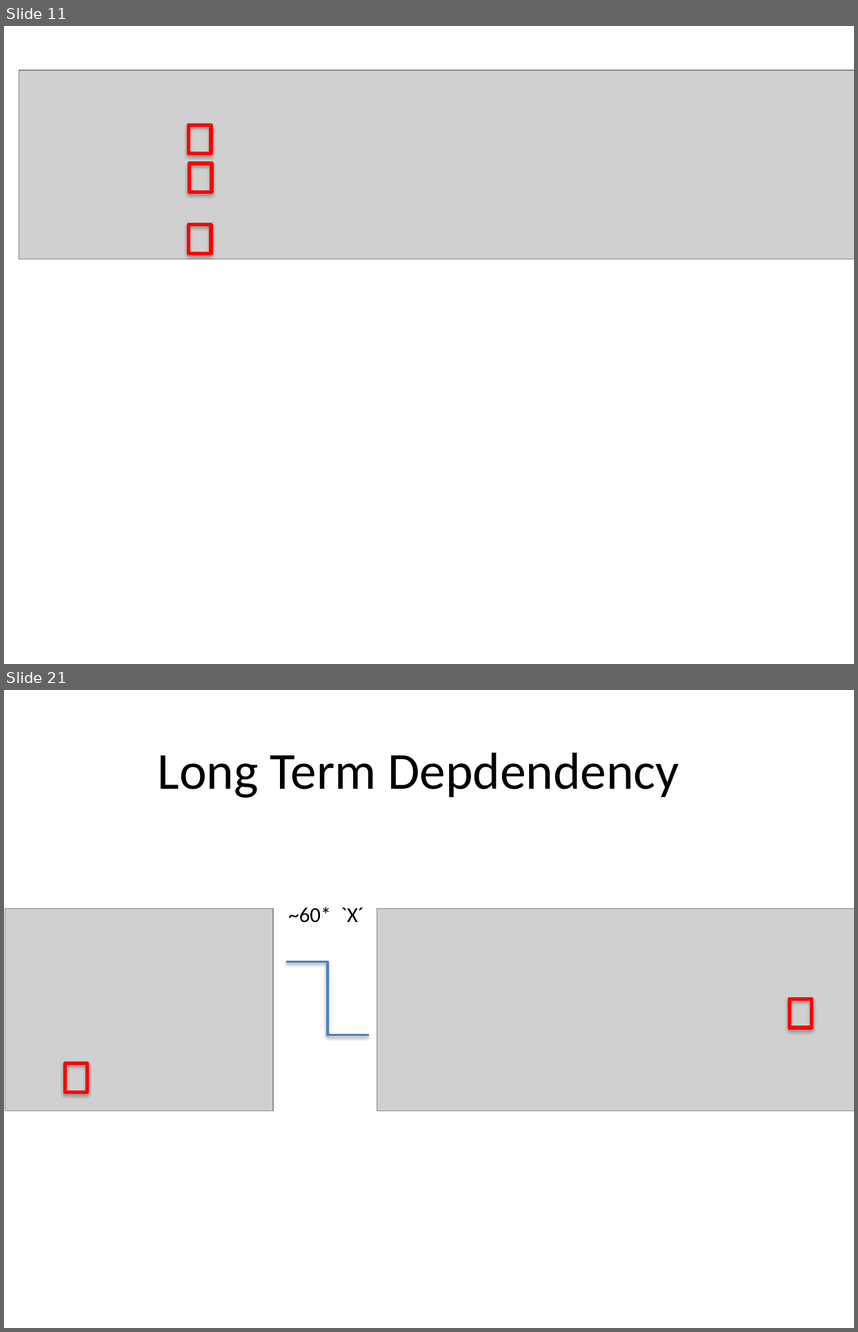
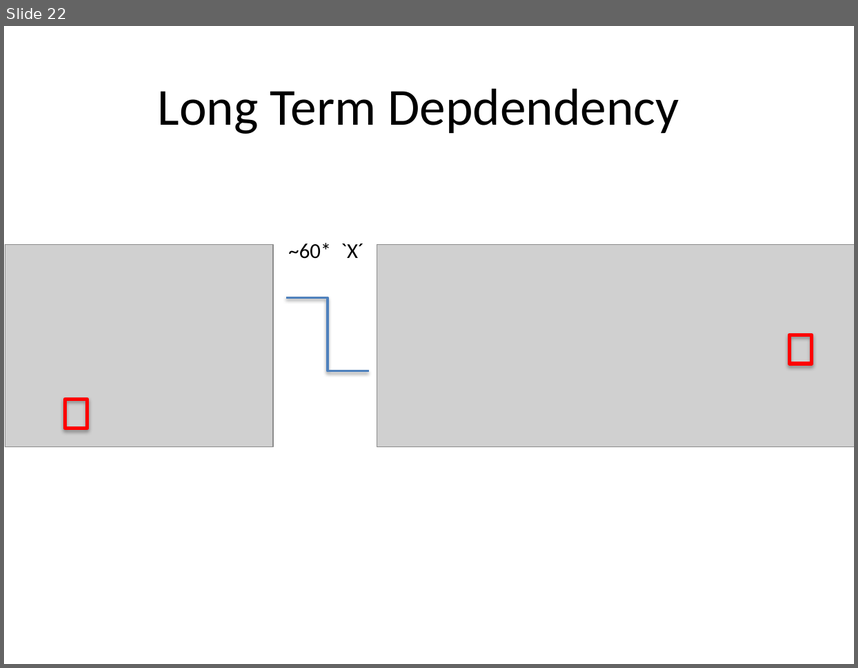
Before and after one commit to BSifringer/ArtificialComposer, a slide deck: slides/proved_learning.pptx. Shown one above the other, each under a label of ours: slides 11 and 21 before the commit, slide 22 after it; the slides between them are not shown. The pictures are 858x1332 and 858x668 pixels, drawn with LibreOffice and Linux fonts; fonts in the diff are those of the drawing; grey boxes stand for pictures. Boxes give left, top, right and bottom in pixels: in the first picture for what was removed or moved away, otherwise in the second. Text is boxed around its words. In the diff, an @@ line names an element or a change of style, - is before the commit and + after.

```diff
--- a/slides/proved_learning.pptx
+++ b/slides/proved_learning.pptx
@@ slide 11 removed at (4,26,854,664), background #FFFFFF @@
@@ picture removed at (19,70,854,259) @@
@@ rectangle removed at (188,125,210,154) @@
@@ rectangle removed at (190,164,212,192) @@
@@ rectangle removed at (188,225,210,254) @@
@@ what was slide 21 is now slide 22 @@
```
Also in this commit, not shown: 21 slides added, 19 other slides removed, 7 other files.
